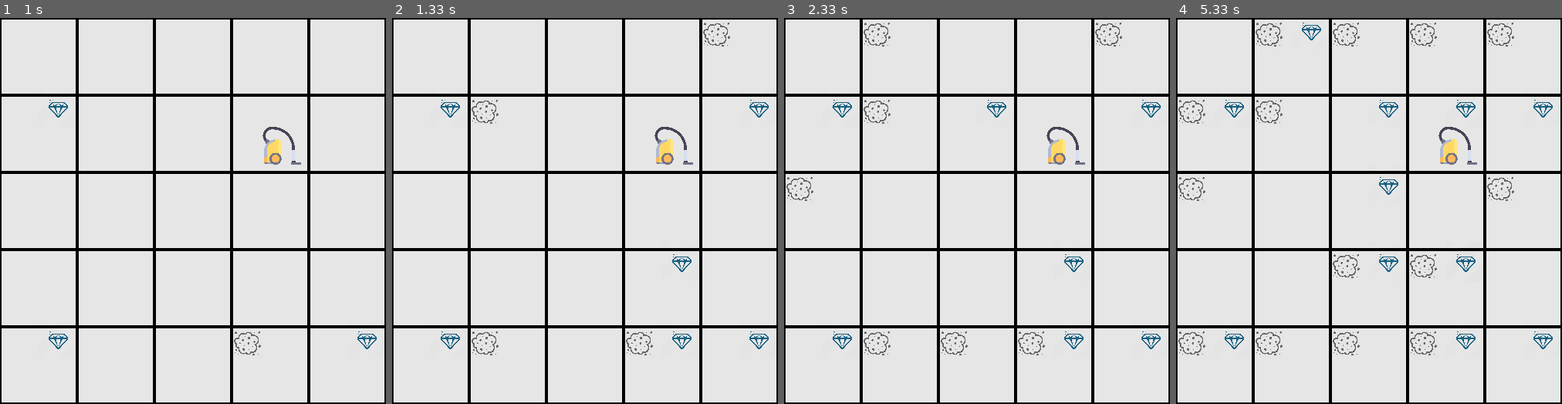
Above: before the commit, frames 1-4 (left to right).
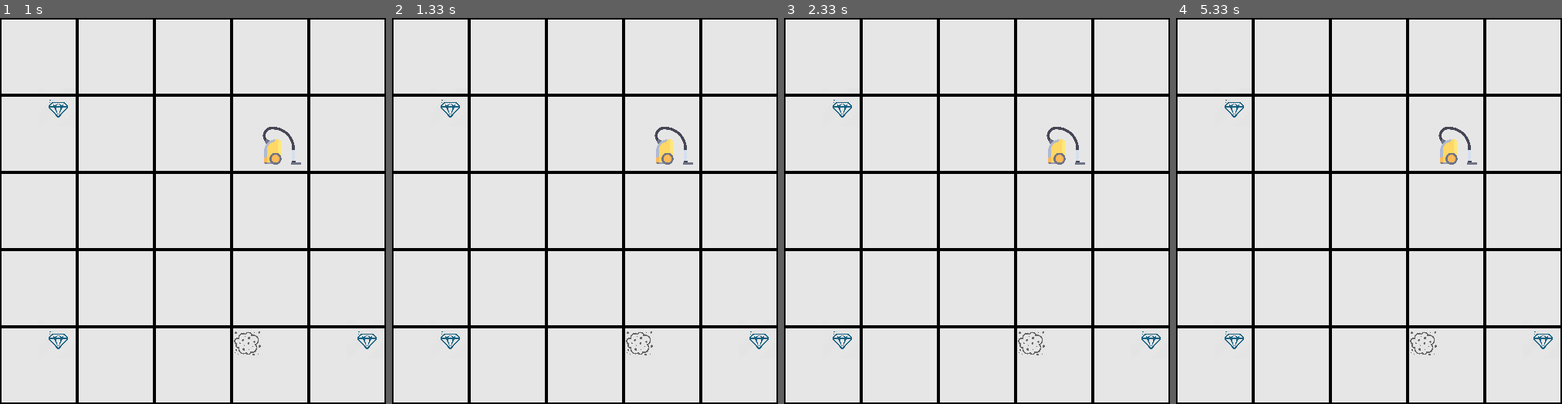
Above: after the commit, the same moments.

Repository: EloyMartinez/AI-TP1-UQAC
Game: pygame game, started from src/main.py
Two runs of this game, one before a commit and one after it. Both use one fixed random seed, a clock stepped at 60 frames per second and the inputs below.
Inputs:
- Up to frame 1 (1 s): no input
- Up to frame 2 (1.33 s): no input
- Up to frame 3 (2.33 s): no input
- Up to frame 4 (5.33 s): no input

Frame 1 is identical in both runs. In frame 2, 0.5% of the frame differs, in the area x 20-98%, y 1-88%; in frame 3, 0.9%; in frame 4, 1.9%, in the area x 0-98%, y 1-88%.

Commit message:
Reglage clone / réglage noeud vide / Reste encore des Bug sur la liste d'action a effectuer

Diff:
--- a/src/agent/aspi.py
+++ b/src/agent/aspi.py
@@ -1,6 +1,8 @@
-from agent.effecteurs import Effecteurs
+
 from agent.bdi import Bdi
 from agent.noeud import Noeud
+from agent.sensor import sensor
+from agent.effecteurs import Effecteurs
 
 class Aspi:
 
@@ -10,6 +12,7 @@
         self._ressources= ressources
         self._effecteurs= Effecteurs()
         self._bdi = Bdi()
+        self._sensor = sensor(True)
         self._points = 0
 
     def get_x(self):
@@ -50,7 +53,8 @@
 
     #Fonction qui va permettre à l'aspirateur de connaitre la grille
     def useSensor(self,grid):
-        self._bdi.set_belief(grid.clone())
+        newgrid = self._sensor.capture(grid)
+        self._bdi.set_belief(newgrid)
 
     #Fonction qui va permettre de trouver la case sale la plus proche de nous
     def findBoxGoal(self):
@@ -98,7 +102,31 @@
         print("*******************************************************************************************************************************")
         print()
        # print(self.get_bdi().get_belief())
+
         node = self.aStar(self.get_bdi().get_belief())
+
+        print("Current Case x : " + str(node.get_currentCase().get_x()))
+        print("Current Case y : " + str(node.get_currentCase().get_y()))
+        action = node.get_action()
+      #  print("Action : " + str(action))
+        while(action != 'origin'):
+            print("Action : " + str(action))
+            actionList.append(action)
+            action = node.get_parent().get_action()
+            print(action)
+        self.get_bdi().set_intent(actionList)
+        print("Voici les actions a réaliser : " + str(actionList))
+
+    #Fonction qui va affecter a l'aspi une liste d'action
+    def setIntentBFS(self):
+        action = 'forceStart'  ## This action will allow us to check further actions
+        actionList = []
+       # print("get belief " + str(self.get_bdi().get_belief()))
+        print()
+        print("*******************************************************************************************************************************")
+        print()
+       # print(self.get_bdi().get_belief())
+        node = self.bfsSearch(self.get_bdi().get_belief())
         print("Current Case x : " + str(node.get_currentCase().get_x()))
         print("Current Case y : " + str(node.get_currentCase().get_y()))
 
@@ -109,35 +137,19 @@
             actionList.append(action)
         self.get_bdi().set_intent(actionList)
 
-    #Fonction qui va affecter a l'aspi une liste d'action
-    def setIntentBFS(self):
-        action = 'forceStart'  ## This action will allow us to check further actions
-        actionList = []
-       # print("get belief " + str(self.get_bdi().get_belief()))
-        print()
-        print("*******************************************************************************************************************************")
-        print()
-       # print(self.get_bdi().get_belief())
-        node = self.bfsSearch(self.get_bdi().get_belief())
-        print("Current Case x : " + str(node.get_currentCase().get_x()))
-        print("Current Case y : " + str(node.get_currentCase().get_y()))
-
-        while(action != 'origin'):
-            action = node.get_action()
-           # print("Action : " + str(action))
-            node = node.get_parent()
-            actionList.append(action)
-        self.get_bdi().set_intent(actionList)
-
     #Algo de recherche informé
     def aStar(self,grid):
         #On trouve la case que l'on veut
         goal = self.findBoxGoal()
+        print("\n\n\n******************************\nLE GOAL EST : " + str(goal) + "\n\n")
         #On instancie un noeud sans parent, avec la norme avec la goal case, comme action origin, profondeur de 0 et la case courante
-        startNode = Noeud(None,0,self.norme(goal),'origin',0,grid[self.get_x()][self.get_y()])
         if(goal==None):
-            return startNode
-        print("Goal find : En x " + str(goal.get_x()) + " - EN y " + str(goal.get_y()))
+            print("goal is current case")
+            return Noeud(None,0,0,'origin',0,grid[self.get_x()][self.get_y()]);
+        else:
+            startNode = Noeud(None,0,self.norme(goal),'origin',0,grid[self.get_x()][self.get_y()])
+            print("Goal find : En x " + str(goal.get_x()) + " - EN y " + str(goal.get_y()))
+
         #print("grid :" + str(grid))
         #Creation d'un objet vide
         nodelist = []
@@ -150,6 +162,7 @@
             #for a in nodelist:
                 #print(a.get_parent())
             self.sort(nodelist)
+        print("On va aller sur ici : " + str(nodelist[0].get_currentCase().get_coords()))
         return nodelist[0]
 
     #Point a mettre en global
--- a/src/agent/noeud.py
+++ b/src/agent/noeud.py
@@ -91,7 +91,7 @@
     #Fonction qui va simuler les actions
     def actionCase(self,action,grid):
         #On clone a chaque fois donc ca bug
-        currentActionCase = grid[self.get_currentCase().get_x()][self.get_currentCase().get_y()].clone()
+        currentActionCase = (grid)[self.get_currentCase().get_x()][self.get_currentCase().get_y()]
         if(action == "grab"):
             print("GRAB")
             currentActionCase.set_jewel(False)
@@ -101,21 +101,21 @@
             currentActionCase.set_dirt(False)
         elif(action == "right"):
             if(currentActionCase.get_x() < 4):
-                currentActionCase = (grid)[self.get_currentCase().get_x()+1][self.get_currentCase().get_y()].clone()
+                currentActionCase = (grid)[self.get_currentCase().get_x()+1][self.get_currentCase().get_y()]
                 print("RIGHT -> X : " + str(currentActionCase.get_x()) + " Y : " +str(currentActionCase.get_y()))
         elif(action == "left"):
             if(currentActionCase.get_x() > 0):
-                currentActionCase= (grid)[self.get_currentCase().get_x()-1][self.get_currentCase().get_y()].clone()
+                currentActionCase= (grid)[self.get_currentCase().get_x()-1][self.get_currentCase().get_y()]
                 print("LEFT -> X : " +str(currentActionCase.get_x()) + " Y : " +str(currentActionCase.get_y()))
 
         elif(action == "down"):
             if(currentActionCase.get_y() < 4):
-                currentActionCase= (grid)[self.get_currentCase().get_x()][self.get_currentCase().get_y()-1].clone()
+                currentActionCase= (grid)[self.get_currentCase().get_x()][self.get_currentCase().get_y()+1]
                 print("DOWN -> X : " +str(currentActionCase.get_x()) + " Y : " +str(currentActionCase.get_y()))
 
         elif(action == "up"):
             if(currentActionCase.get_y() < 0):
-                currentActionCase= (grid)[self.get_currentCase().get_x()][self.get_currentCase().get_y()+1].clone()
+                currentActionCase= (grid)[self.get_currentCase().get_x()][self.get_currentCase().get_y()-1]
                 print("UP -> X : " + str(currentActionCase.get_x()) + " Y : " + str(currentActionCase.get_y()))
 
         return currentActionCase
--- a/src/main.py
+++ b/src/main.py
@@ -117,4 +117,4 @@
     #     boole = True
         boole = True
 
-    time.sleep(1)
+    time.sleep(10)
